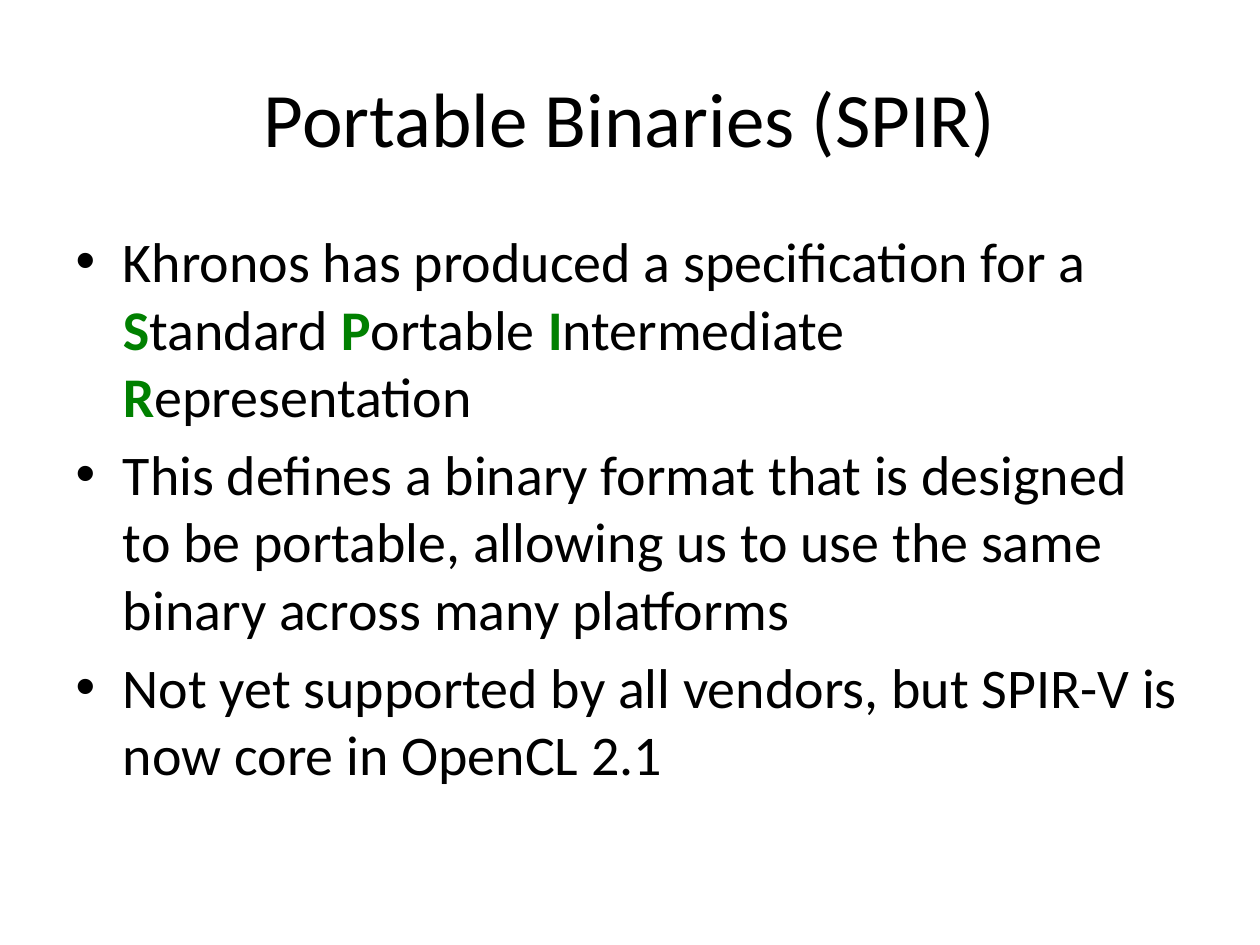
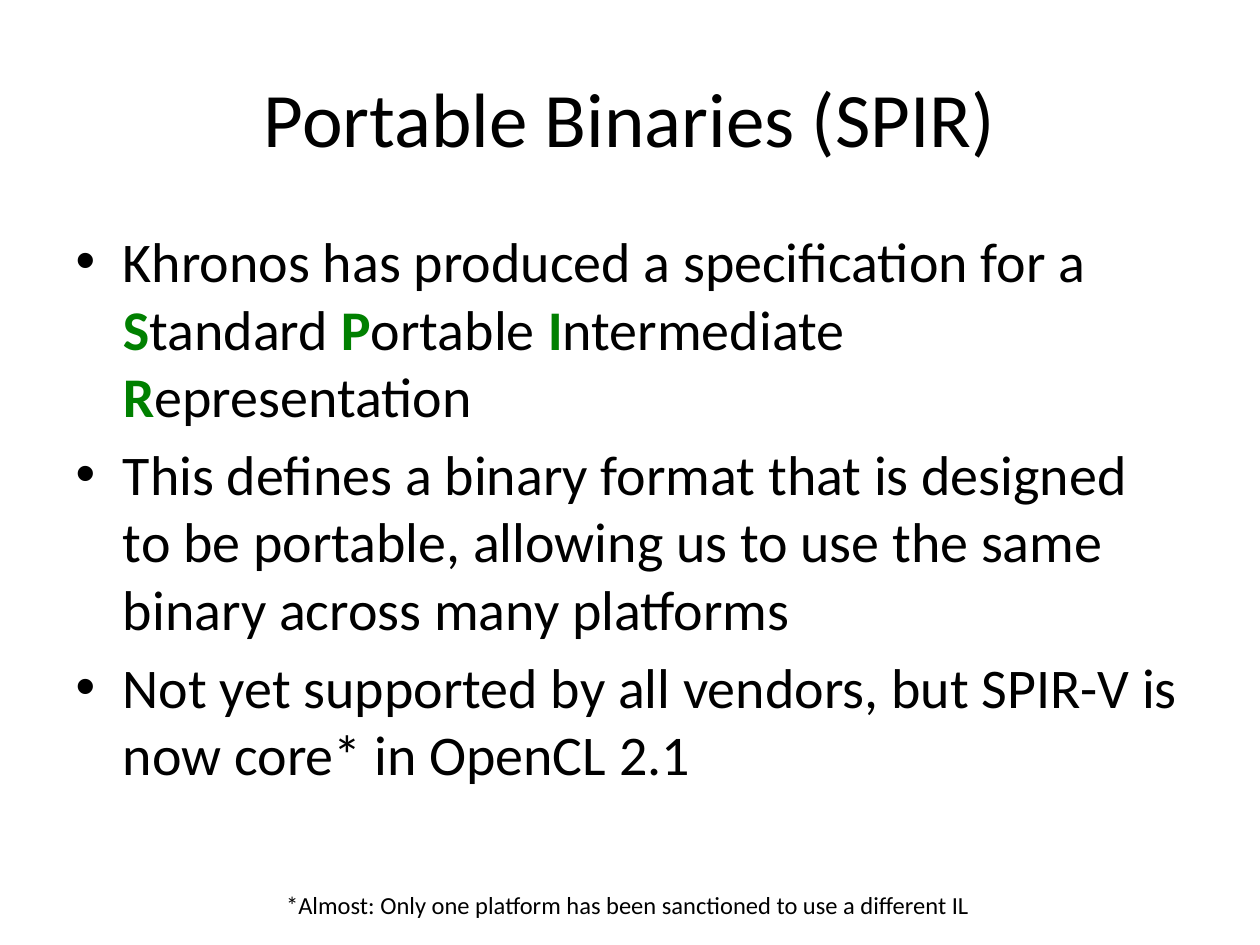
Before and after one commit to UoB-HPC/opencl-training-code, a slide deck: slide 7 of slides/advanced_part2.pptx. Drawn at 1260x945 pixels with LibreOffice and Linux fonts; fonts in the diff are those of the drawing. Boxes give left, top, right and bottom in pixels: in the first picture for what was removed or moved away, otherwise in the second. Text is boxed around its words. In the diff, an @@ line names an element or a change of style, - is before the commit and + after.

```diff
--- a/slides/advanced_part2.pptx
+++ b/slides/advanced_part2.pptx
@@ text at box(123, 669, 1177, 784): text changed @@
-• Not yet supported by all vendors, but SPIR-V is now core in OpenCL 2.1
+• Not yet supported by all vendors, but SPIR-V is now core* in OpenCL 2.1
@@ text added at box(286, 896, 968, 918), 14 pt, text #000000 @@
+*Almost: Only one platform has been sanctioned to use a different IL
```
Also in this commit, not shown: 3 other slides changed, 1 other file.
